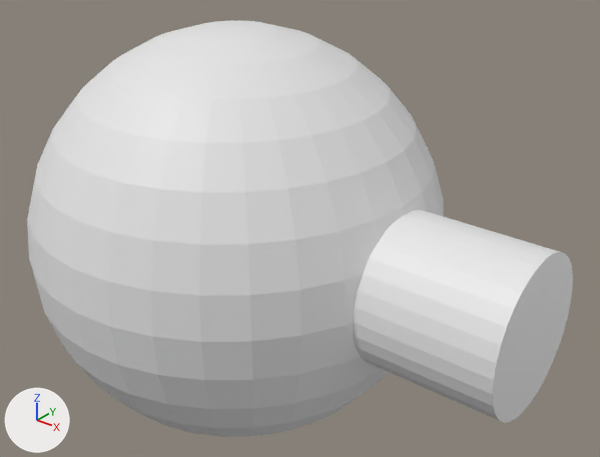
The OBJ model project/resources/player3D.obj: old version first, new version second.
Both versions are drawn from a camera (50 mm lens) standing at (2.55, -2.71, 1.8) and looking at (0.32, 0.08, 0.07). The axes (+X, +Y, +Z) are drawn at lower left. The lights are the same throughout. The picture after the commit comes second. Where no turn or scale is listed for an object, it has been applied to the vertices.

The first picture shows '円柱', '球'.
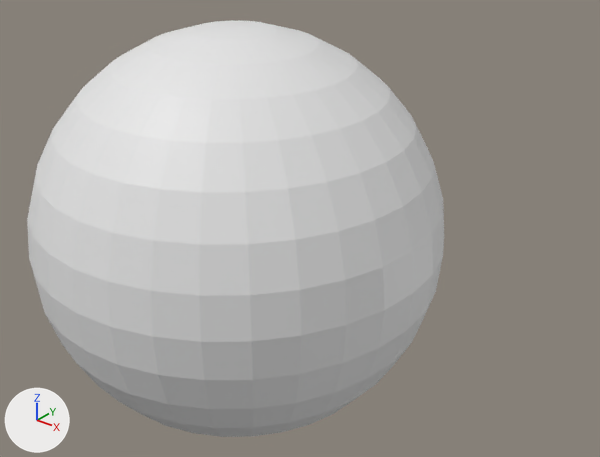
Location of each change, [x1, y1, x2, y2] in pixels of the pictures (600 x 457 px):
'円柱', deleted: before [353, 210, 573, 423]

The change in detail:
Object '円柱' (ob_円柱) is deleted.
